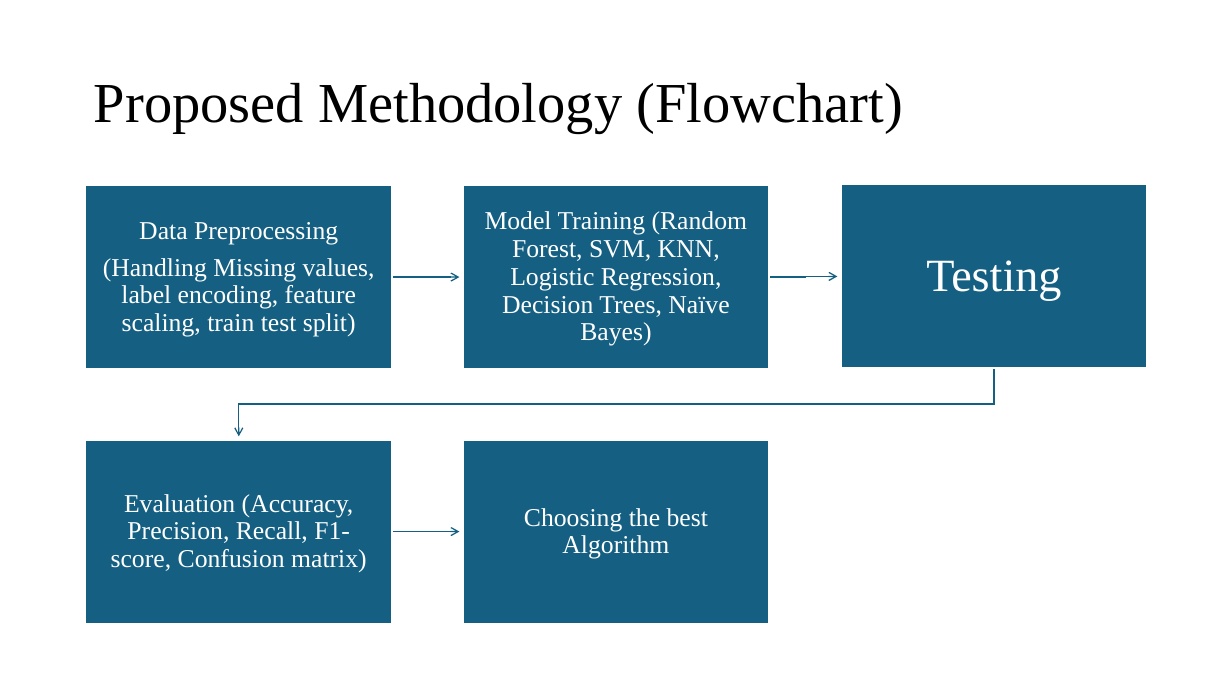
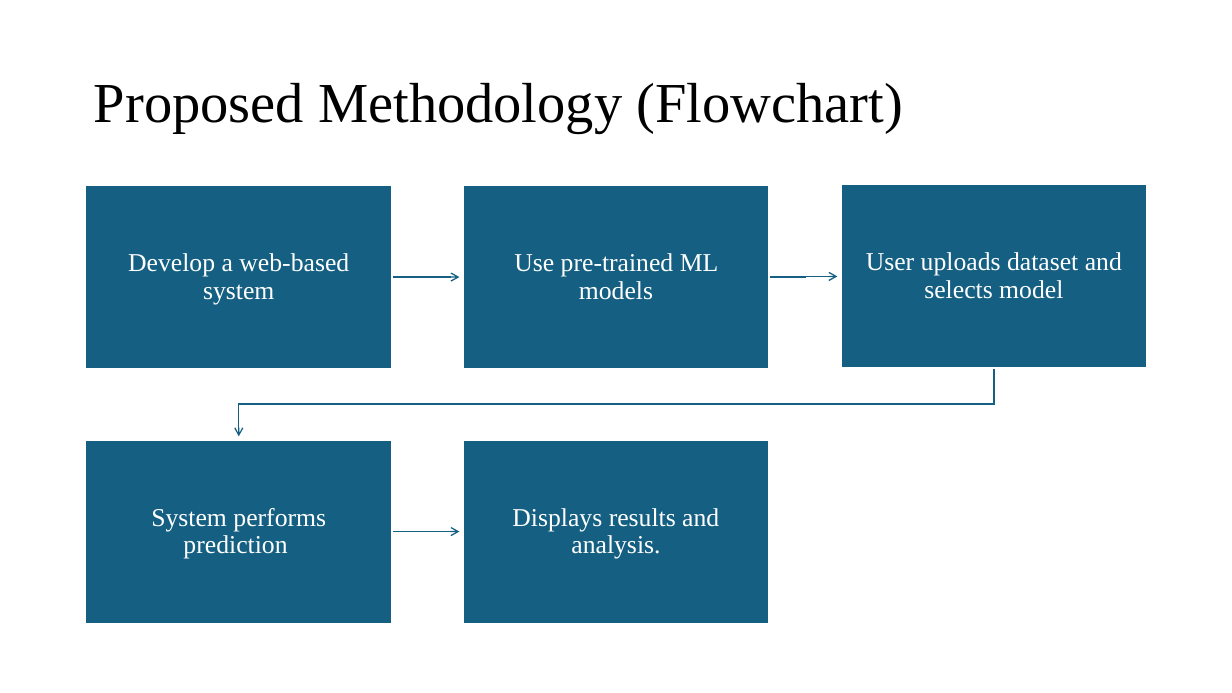
Before and after one commit to Singh177Kushagra/pbl_project, a slide deck: slide 9 of Kushagra Singh 2427030043 PBL-2 PPT.pptx. Drawn at 1232x693 pixels with LibreOffice and Linux fonts; fonts in the diff are those of the drawing. Boxes give left, top, right and bottom in pixels: in the first picture for what was removed or moved away, otherwise in the second. Text is boxed around its words. In the diff, an @@ line names an element or a change of style, - is before the commit and + after.

```diff
--- a/Kushagra Singh 2427030043 PBL-2 PPT.pptx
+++ b/Kushagra Singh 2427030043 PBL-2 PPT.pptx
@@ text at [128, 253, 349, 304]: text changed @@
-Data Preprocessing
-(Handling Missing values, label encoding, feature scaling, train test split)
+Develop a web-based system
@@ text at [514, 253, 719, 300]: text changed @@
-Model Training (Random Forest, SVM, KNN, Logistic Regression, Decision Trees, Naïve Bayes)
+Use pre-trained ML models
@@ text at [866, 252, 1122, 299]: text changed; size 36 to 20 pt @@
-Testing
+User uploads dataset and selects model
@@ text at [151, 508, 326, 559]: text changed @@
-Evaluation (Accuracy, Precision, Recall, F1-score, Confusion matrix)
+System performs prediction
@@ text at [512, 508, 719, 559]: text changed @@
-Choosing the best Algorithm
+Displays results and analysis.
```
Also in this commit, not shown: 6 other slides changed, 1 slide added.
